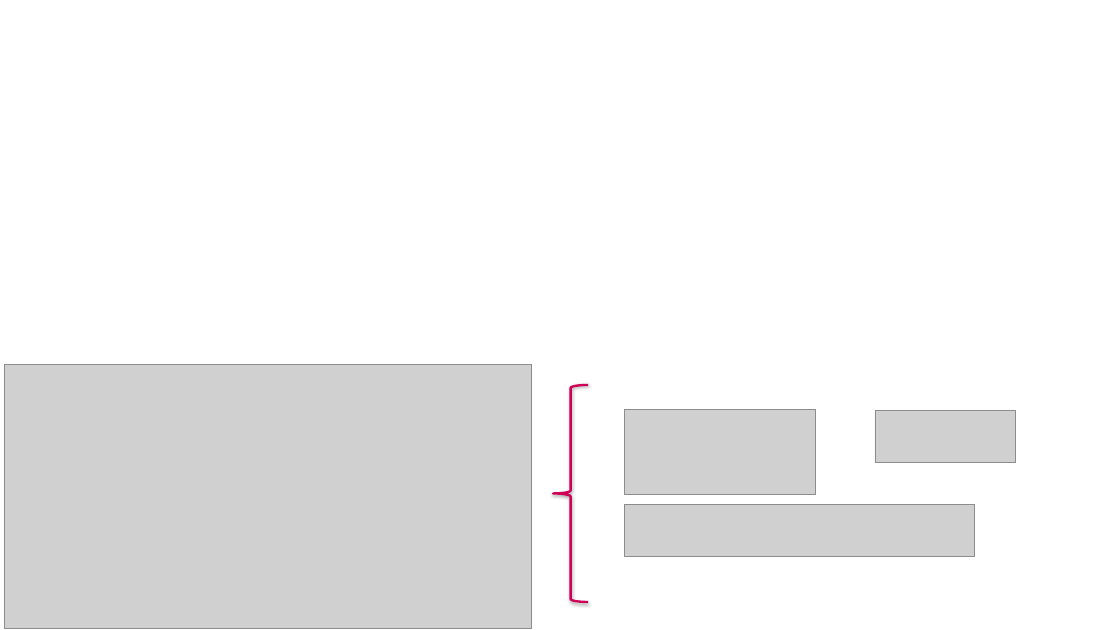
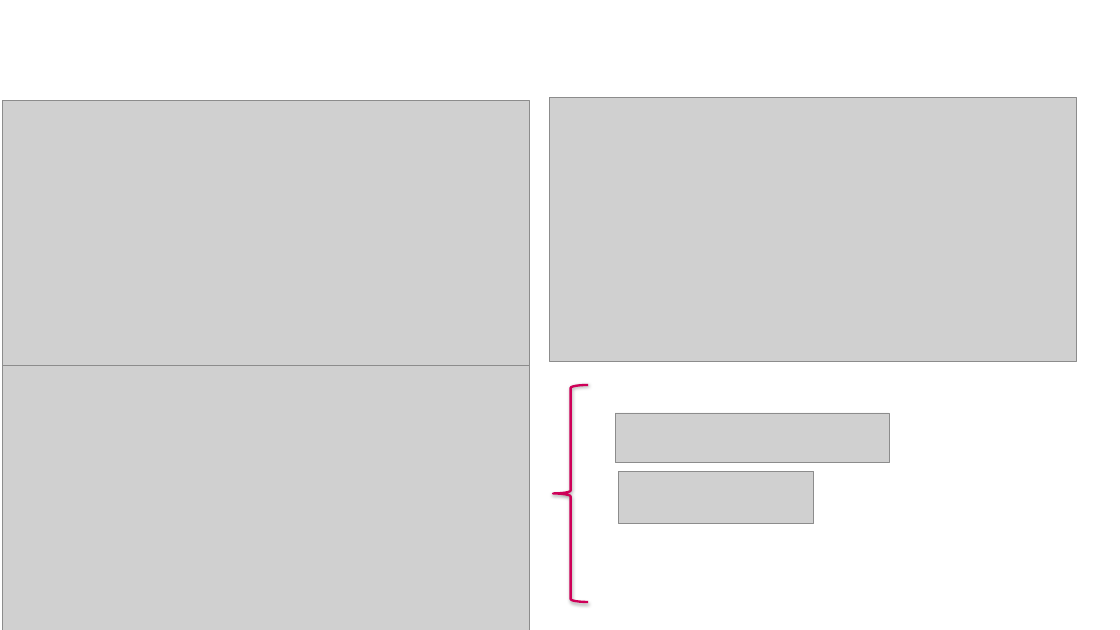
Before and after one commit to jeanPROangeles/IndicadoresFinanciera, a slide deck: slide 16 of Indicadores/Operaciones & Canales - Business Partner.pptx. Drawn at 1120x630 pixels with LibreOffice and Linux fonts; fonts in the diff are those of the drawing; grey boxes stand for pictures; background and template pictures are left out. Boxes give left, top, right and bottom in pixels: in the first picture for what was removed or moved away, otherwise in the second. Text is boxed around its words. In the diff, an @@ line names an element or a change of style, - is before the commit and + after.

```diff
--- a/Indicadores/Operaciones & Canales - Business Partner.pptx
+++ b/Indicadores/Operaciones & Canales - Business Partner.pptx
@@ picture added at box(3, 101, 529, 365) @@
@@ picture added at box(550, 97, 1077, 362) @@
@@ picture added at box(615, 413, 889, 463) @@
@@ picture removed at box(624, 409, 815, 495) @@
@@ picture removed at box(875, 411, 1017, 463) @@
@@ picture added at box(619, 471, 814, 524) @@
@@ picture removed at box(624, 504, 975, 556) @@
```
Also in this commit, not shown: 13 other slides changed, 11 other files.
